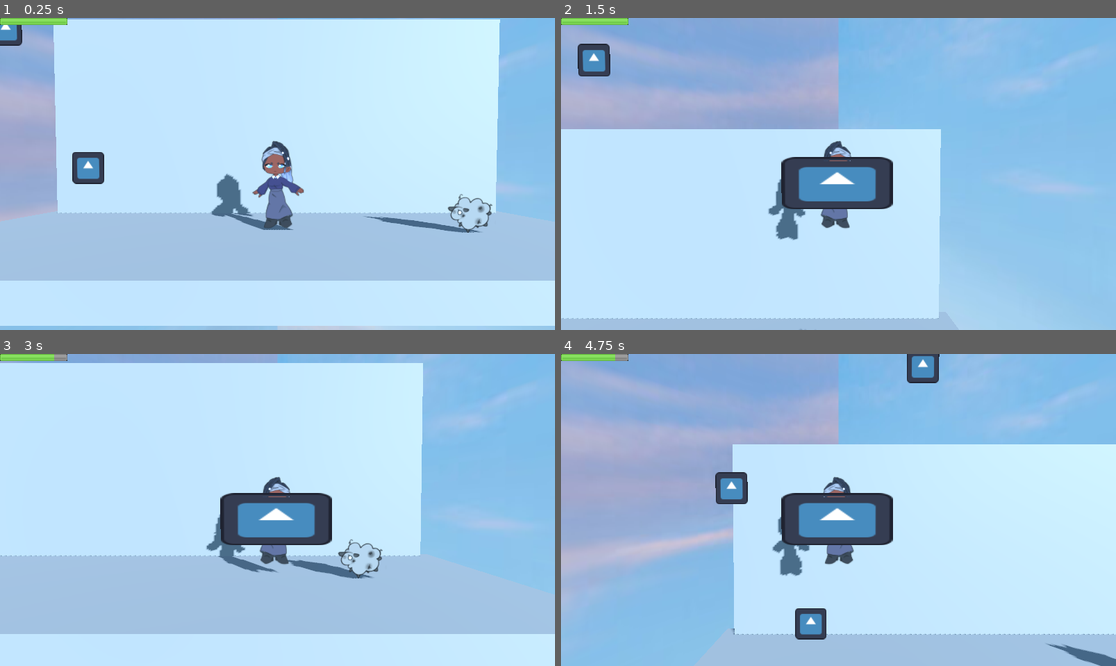
Above: before the commit, frames 1-4 (two rows, left to right).
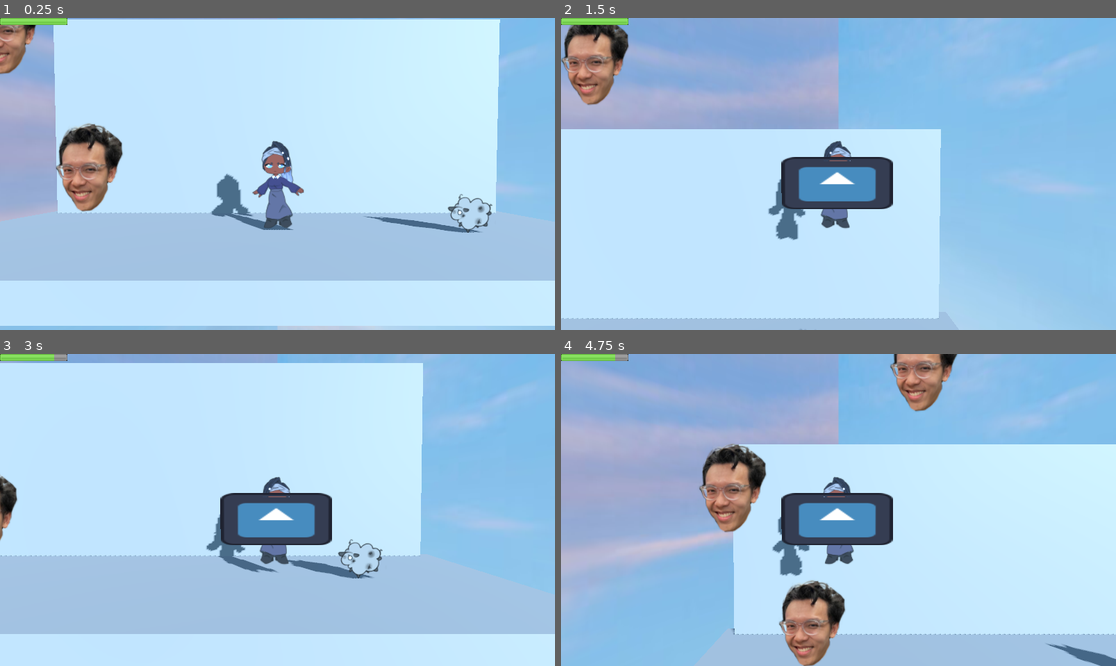
Above: after the commit, the same moments.

Repository: m-tsoi/Dust-Busters
Game: Godot game, scene res://scenes/levels/level.tscn
The game is run twice, just before and just after one commit, with the same random seed, the same clock (stepped at 60 frames per second) and the same inputs. The engine's default icon, where the game draws it, is replaced by a stand-in: a white triangle on a blue panel in a dark square.
Inputs:
- Up to frame 1 (0.25 s): no input
- Up to frame 2 (1.5 s): hold Right (move_right) 0.53-1.28 s; tap Z (basic_attack) at 0.6, 1.35 s; tap Space (jump) at 0.77 s; hold Down (ui_down) from 1.28 s (still down)
- Up to frame 3 (3 s): tap Space (jump) at 1.52 s; release Down (ui_down) at 2.03 s; hold Right (move_right) 2.03-2.78 s; tap Z (basic_attack) at 2.1, 2.85 s; hold Up (ui_up) from 2.78 s (still down)
- Up to frame 4 (4.75 s): tap Space (jump) at 3.02, 3.77, 4.52 s; release Up (ui_up) at 3.53 s; hold Left (move_left) from 3.53 s (still down); tap Z (basic_attack) at 3.6, 4.35 s

The runs differ from the first frame. In frame 1, 3.2% of the frame differs, in the area x 0-23%, y 2-63%; in frame 2, 2.3%; in frame 3, 0.4%; in frame 4, 6.3%, in the area x 24-72%, y 0-100%.

Commit message:
Imported Background and temp assets
For cleanable objects and background

Diff:
--- a/scenes/cleanables/cleanable_object.tscn
+++ b/scenes/cleanables/cleanable_object.tscn
@@ -1,6 +1,6 @@
 [gd_scene load_steps=3 format=3 uid="uid://bkoc5gffcnvwg"]
 
-[ext_resource type="Texture2D" uid="uid://c3jjvuc88f6so" path="res://icon.svg" id="1_pjuha"]
+[ext_resource type="Texture2D" uid="uid://dcjciurgjtjg" path="res://assets/sprites/cleanable_objects/KhoiFace.png" id="1_fiuus"]
 
 [sub_resource type="BoxShape3D" id="BoxShape3D_sb5cq"]
 
@@ -9,8 +9,9 @@
 collision_mask = 15
 
 [node name="Sprite3D" type="Sprite3D" parent="."]
+transform = Transform3D(0.453183, 0, 0, 0, 0.453183, 0, 0, 0, 0.453183, 0, 0, 0)
 pixel_size = 0.02
-texture = ExtResource("1_pjuha")
+texture = ExtResource("1_fiuus")
 
 [node name="CollisionShape3D" type="CollisionShape3D" parent="."]
 transform = Transform3D(2, 0, 0, 0, 2, 0, 0, 0, 2, 0, 0, 0)
Binary file added: assets/background/tutorialLevel.glb
Not shown, added: assets/background/tutorialLevel.glb.import
Binary file added: assets/background/tutorialLevel_EdSheeran.png
Not shown, added: assets/background/tutorialLevel_EdSheeran.png.import
Binary file added: assets/background/tutorialLevel_granite.png
Not shown, added: assets/background/tutorialLevel_granite.png.import
Binary file added: assets/background/tutorialLevel_gumboslice.png
Not shown, added: assets/background/tutorialLevel_gumboslice.png.import
Binary file added: assets/background/tutorialLevel_thecado.png
Not shown, added: assets/background/tutorialLevel_thecado.png.import
Binary file added: assets/sprites/cleanable_objects/KhoiFace.png
Not shown, added: assets/sprites/cleanable_objects/KhoiFace.png.import
